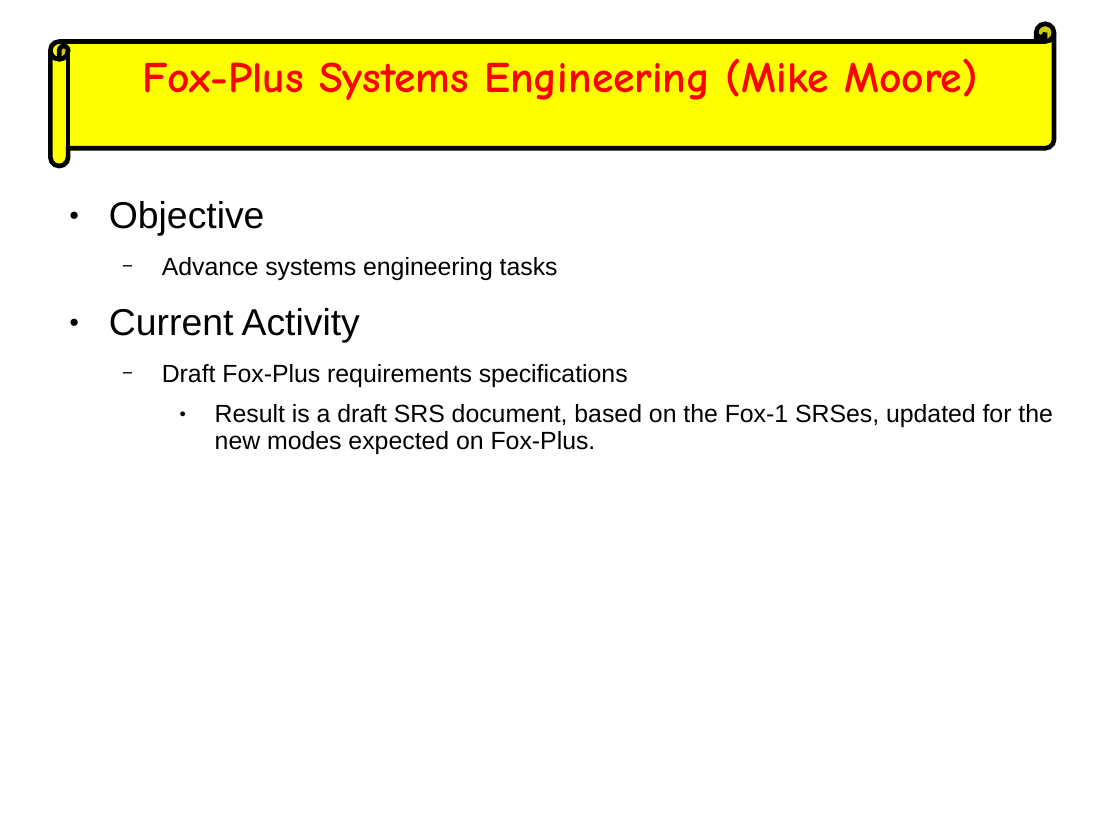
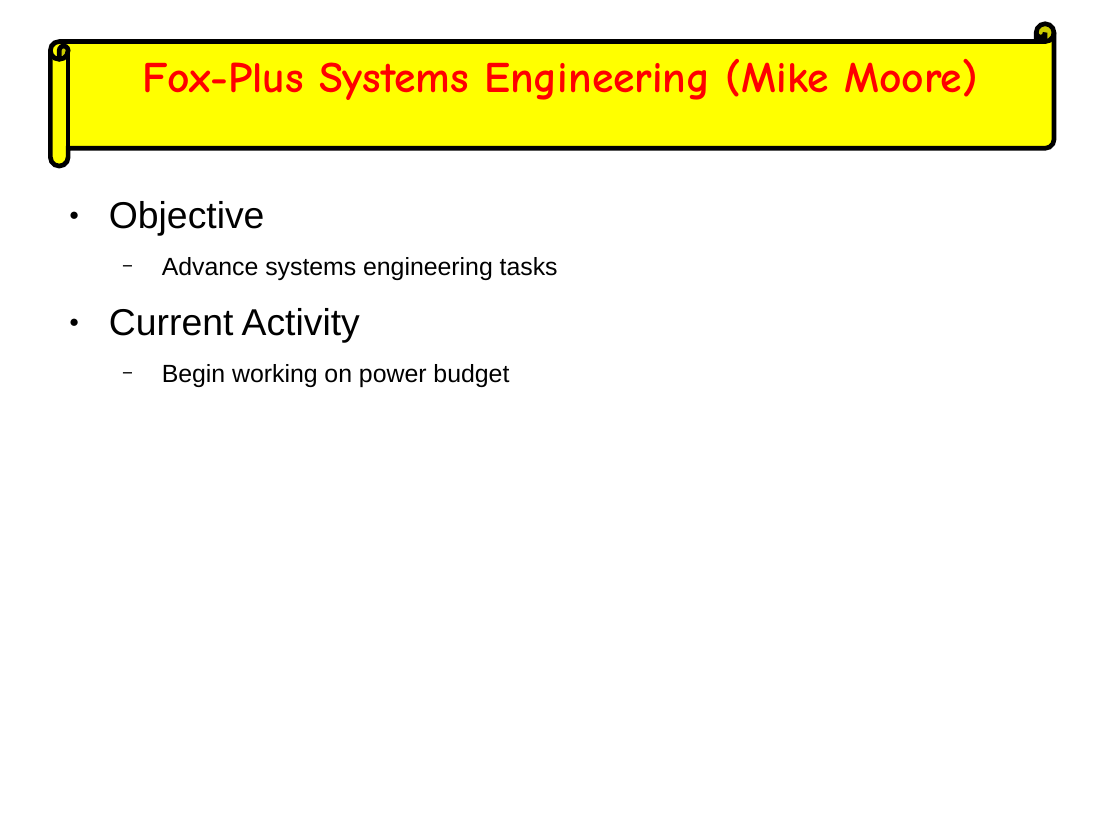
Before and after one commit to AMSAT-NA/fox-plus, a slide deck: slide 10 of weekly_engineering_meetings/2022-12-07/ASCENT-FOX+ Slide.odp. Drawn at 1120x840 pixels with LibreOffice and Linux fonts; fonts in the diff are those of the drawing. Boxes give left, top, right and bottom in pixels: in the first picture for what was removed or moved away, otherwise in the second. Text is boxed around its words. In the diff, an @@ line names an element or a change of style, - is before the commit and + after.

```diff
--- a/weekly_engineering_meetings/2022-12-07/ASCENT-FOX+ Slide.odp
+++ b/weekly_engineering_meetings/2022-12-07/ASCENT-FOX+ Slide.odp
@@ text at [162, 364, 509, 387]: text changed @@
-  − Draft Fox-Plus requirements specifications
-    ● Result is a draft SRS document, based on the Fox-1 SRSes, updated for the new modes expected on Fox-Plus.
+  − Begin working on power budget
```
Also in this commit, not shown: 5 other slides changed, 4 other files.
